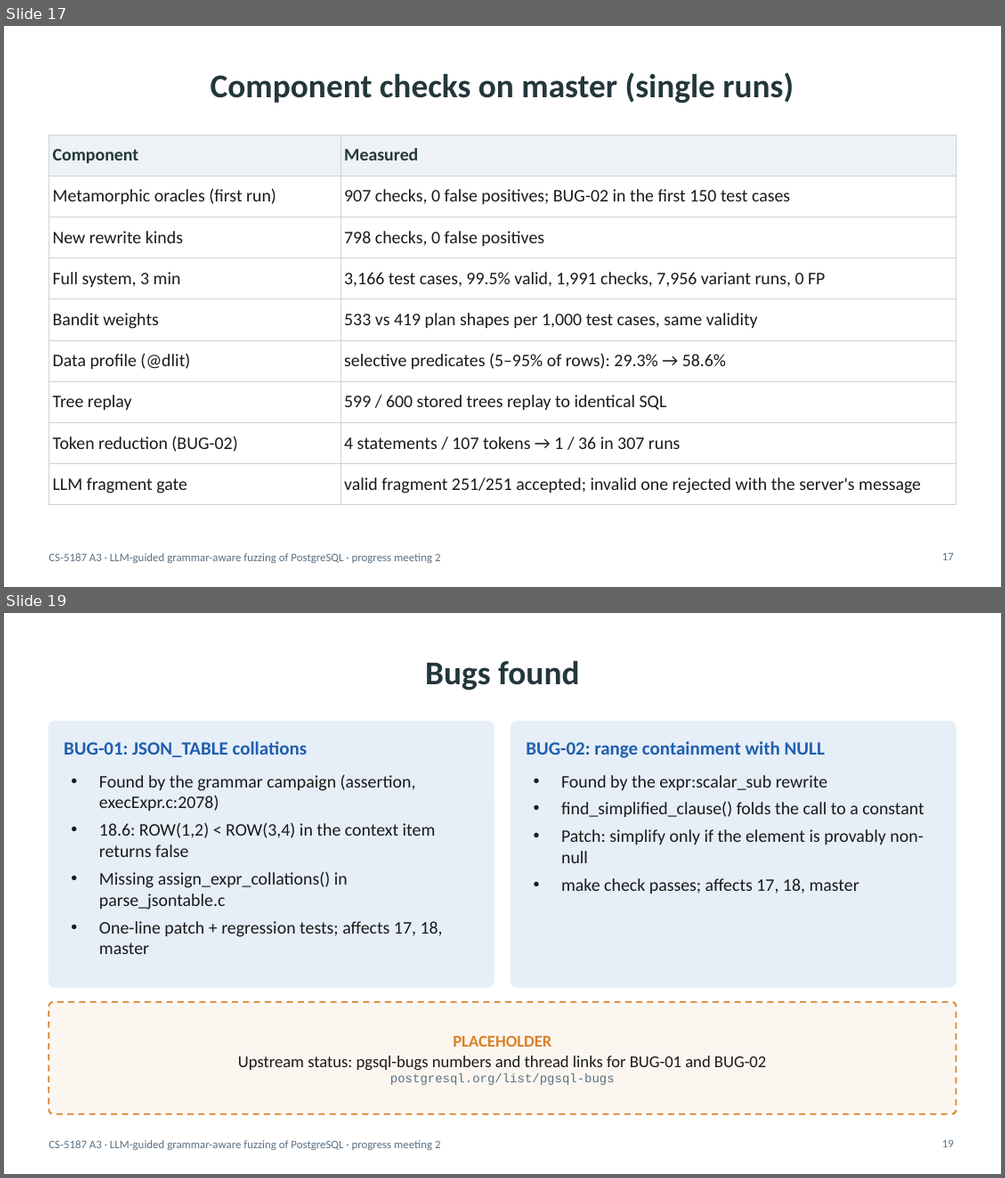
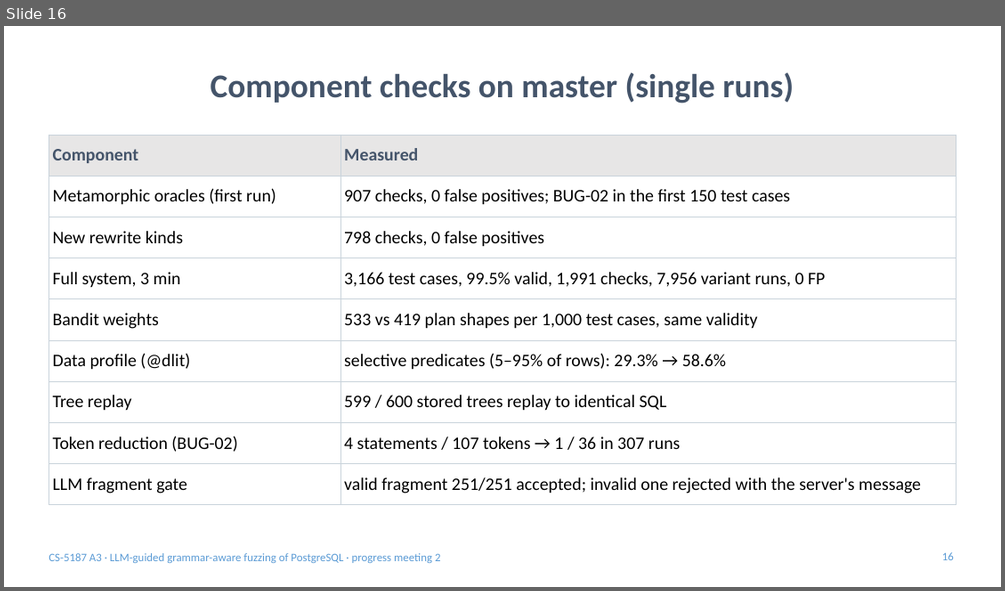
Before and after one commit to v28k/cs5187-term-project, a slide deck: docs/meeting2/slides/slides_meeting2.pptx. Shown one above the other, each under a label of ours: slides 17 and 19 before the commit, slide 16 after it; the slides between them are not shown. The pictures are 1005x1178 and 1005x591 pixels, drawn with LibreOffice and Linux fonts; fonts in the diff are those of the drawing. Boxes give left, top, right and bottom in pixels: in the first picture for what was removed or moved away, otherwise in the second. Text is boxed around its words. In the diff, an @@ line names an element or a change of style, - is before the commit and + after.

```diff
--- a/docs/meeting2/slides/slides_meeting2.pptx
+++ b/docs/meeting2/slides/slides_meeting2.pptx
@@ slide 19 removed at (4, 613, 1001, 1174), background #FFFFFF; not listed: 1 template element that a slide beside it also shows @@
@@ title removed at (425, 660, 579, 690) @@
-Bugs found
@@ rounded rectangle removed at (48, 722, 494, 987) @@
@@ text removed at (64, 741, 307, 757) @@
-BUG-01: JSON_TABLE collations
@@ rounded rectangle removed at (511, 722, 956, 987) @@
@@ text removed at (526, 741, 825, 758) @@
-BUG-02: range containment with NULL
@@ text removed at (99, 774, 443, 954) @@
-• Found by the grammar campaign (assertion, execExpr.c:2078)
-• 18.6: ROW(1,2) < ROW(3,4) in the context item returns false
-• Missing assign_expr_collations() in parse_jsontable.c
-• One-line patch + regression tests; affects 17, 18, master
@@ text removed at (561, 775, 923, 893) @@
-• Found by the expr:scalar_sub rewrite
-• find_simplified_clause() folds the call to a constant
-• Patch: simplify only if the element is provably non-null
-• make check passes; affects 17, 18, master
@@ rounded rectangle removed at (48, 1002, 956, 1114) @@
@@ text removed at (238, 1036, 766, 1085) @@
-PLACEHOLDER
-Upstream status: pgsql-bugs numbers and thread links for BUG-01 and BUG-02
-postgresql.org/list/pgsql-bugs
@@ page number removed at (942, 1139, 954, 1147) @@
-19
@@ what was slide 17 is now slide 16 @@
@@ slide 16 changed as well @@
@@ title "Component checks on master (single ..." at (210, 72, 793, 103): text colour #23373B to #44546A @@
@@ table at (48, 135, 956, 497) @@
@@ fill #EEF2F4 to #E7E6E6 in row 1 @@
@@ text colour #23373B to #44546A in "Component", "Measured" @@
@@ text colour #1A1A1A to #000000 @@
@@ text "CS-5187 A3 · LLM-guided grammar-aware ..." at (48, 553, 440, 563): text colour #5B7083 to #5B9BD5 @@
@@ page number at (942, 552, 954, 560): text changed; text colour #5B7083 to #5B9BD5 @@
-17
+16
```
Also in this commit, not shown: 22 other slides changed, 3 slides added, 3 other slides removed, 12 other files.
